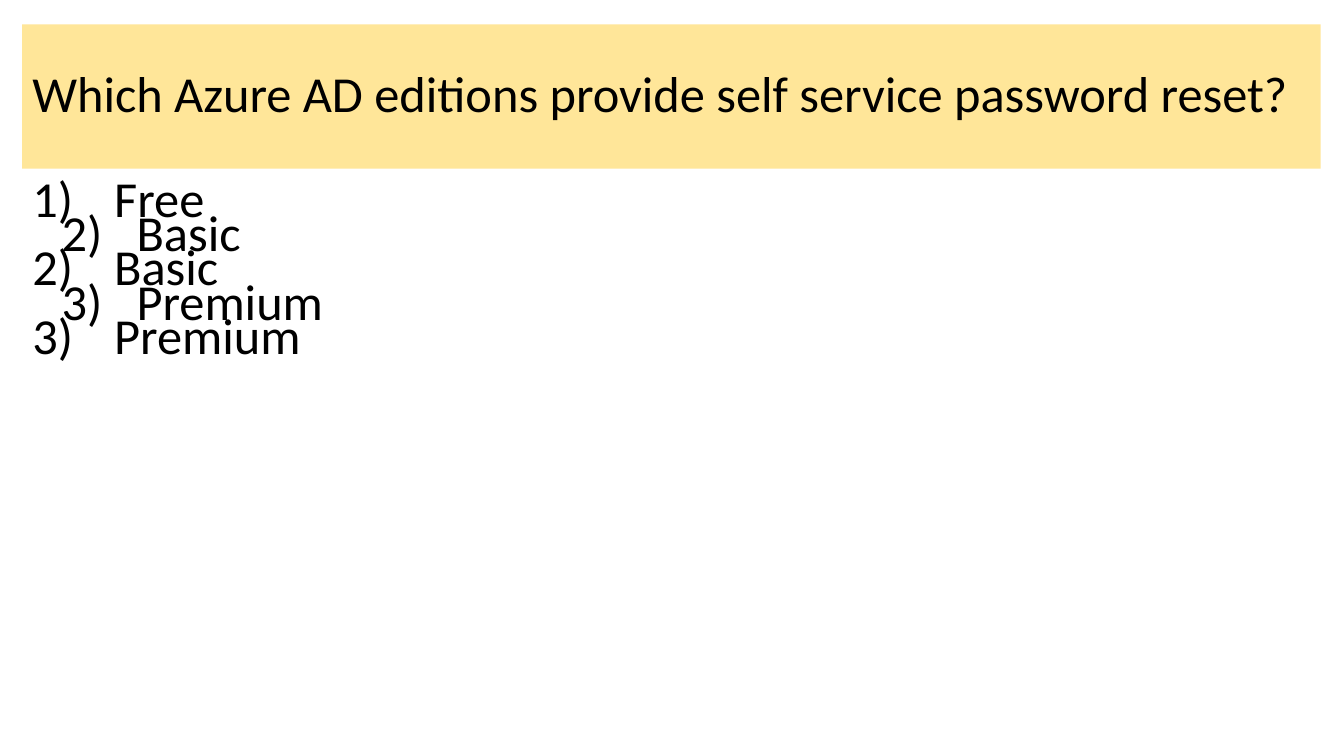
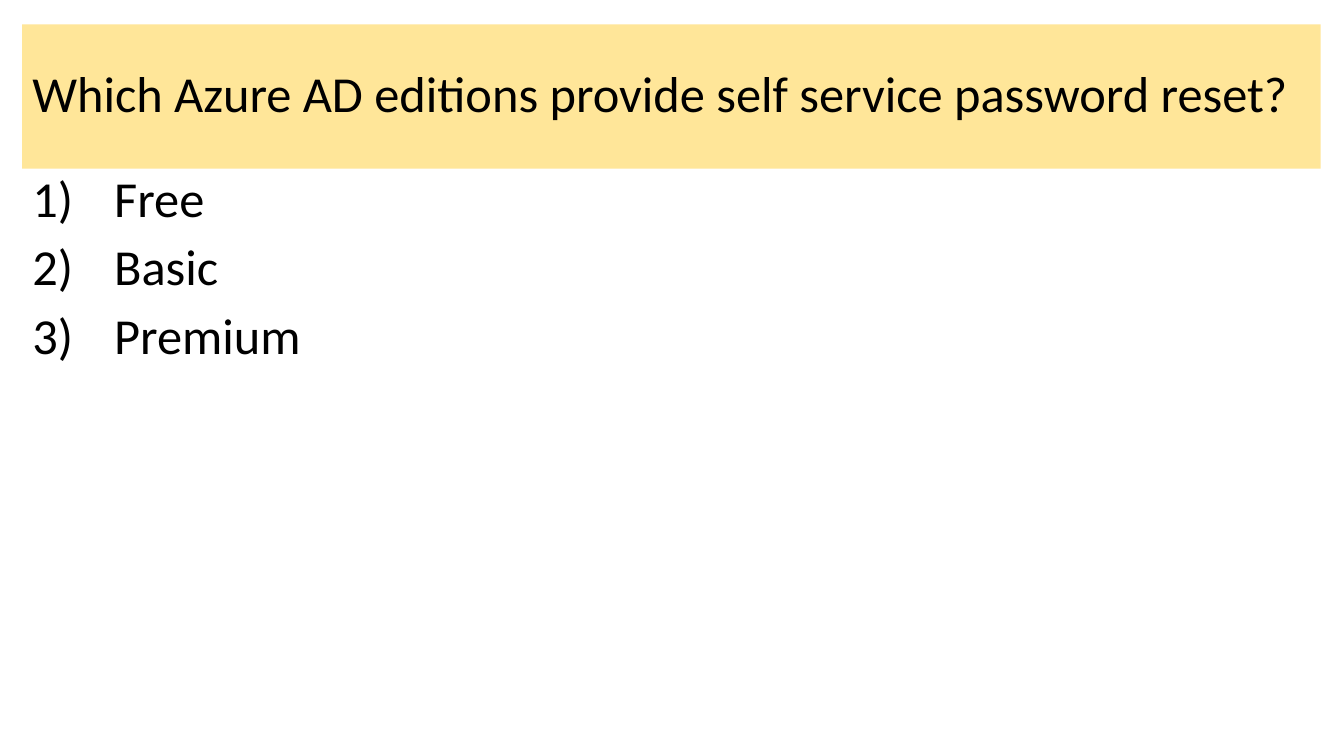
Before and after one commit to dstolts/70-534, a slide deck: slide 8 of Presentations/70-534-Combined-SecuritySlides.pptx. Drawn at 1344x756 pixels with LibreOffice and Linux fonts; fonts in the diff are those of the drawing. Boxes give left, top, right and bottom in pixels: in the first picture for what was removed or moved away, otherwise in the second. Text is boxed around its words. In the diff, an @@ line names an element or a change of style, - is before the commit and + after.

```diff
--- a/Presentations/70-534-Combined-SecuritySlides.pptx
+++ b/Presentations/70-534-Combined-SecuritySlides.pptx
@@ text removed at [32, 244, 300, 355] @@
-2) Basic
-3) Premium
```
Also in this commit, not shown: 5 other slides changed, 4 slides added.
